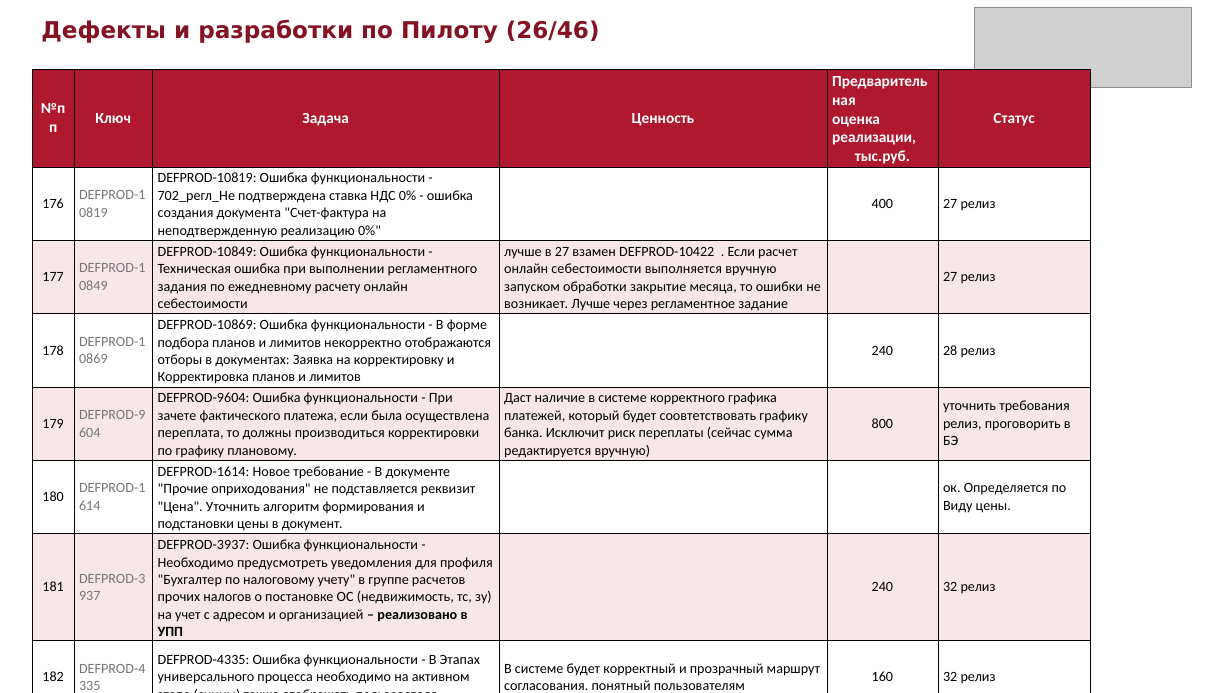
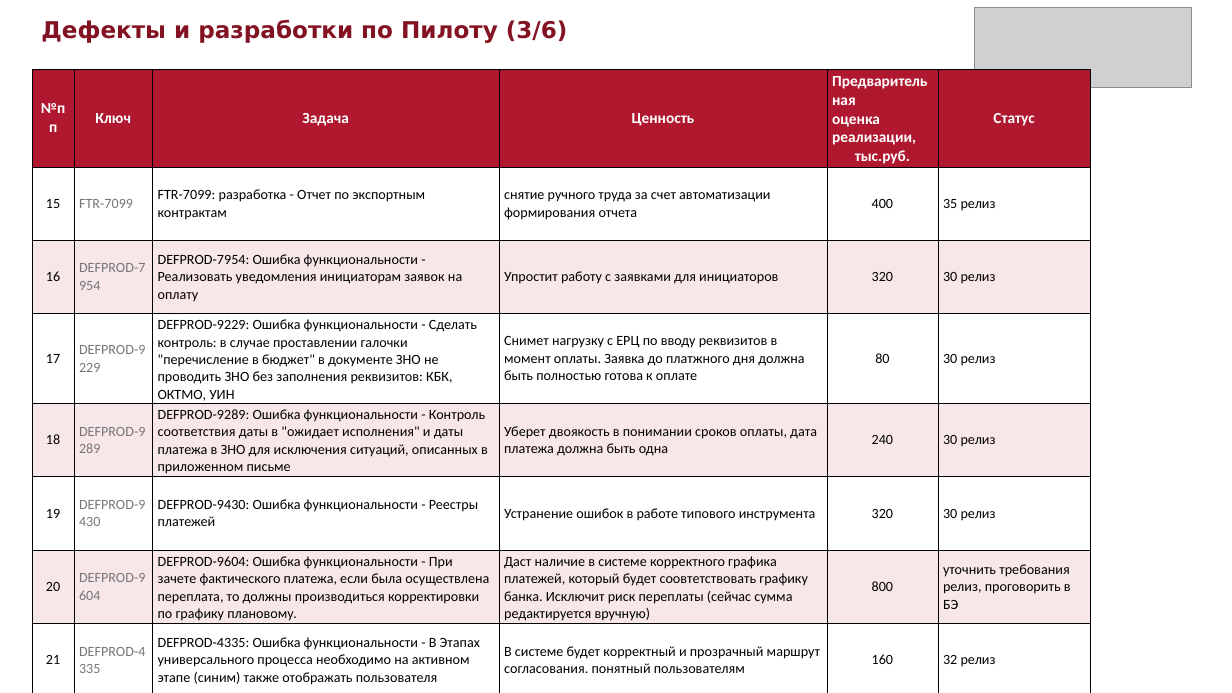
Before and after one commit to sokrat-in-me/pptx, a slide deck: slide 3 of Дефекты_и_разработки_по_Пилоту.pptx (slide 26 before the commit). Drawn at 1232x693 pixels with LibreOffice and Linux fonts; fonts in the diff are those of the drawing; grey boxes stand for pictures. Boxes give left, top, right and bottom in pixels: in the first picture for what was removed or moved away, otherwise in the second. Text is boxed around its words. In the diff, an @@ line names an element or a change of style, - is before the commit and + after.

```diff
--- a/Дефекты_и_разработки_по_Пилоту.pptx
+++ b/Дефекты_и_разработки_по_Пилоту.pptx
@@ text at (41,19,568,43): text changed @@
-Дефекты и разработки по Пилоту (26/46)
+Дефекты и разработки по Пилоту (3/6)
@@ table at (32,69,1091,689) @@
-row 2: 176 | DEFPROD-10819 | DEFPROD-10819: Ошибка функциональности - 702_регл_Не подтверждена ставка НДС 0% - ошибка создания документа "Счет-фактура на неподтвержденную реализацию 0%" |  | 400 | 27 релиз
+row 2: 15 | FTR-7099 | FTR-7099: разработка - Отчет по экспортным контрактам | снятие ручного труда за счет автоматизации формирования отчета | 400 | 35 релиз
-row 3: 177 | DEFPROD-10849 | DEFPROD-10849: Ошибка функциональности - Техническая ошибка при выполнении регламентного задания по ежедневному расчету онлайн себестоимости | лучше в 27 взамен DEFPROD-10422 . Если расчет онлайн себестоимости выполняется вручную запуском обработки закрытие месяца, то ошибки не возникает. Лучше через регламентное задание |  | 27 релиз
+row 3: 16 | DEFPROD-7954 | DEFPROD-7954: Ошибка функциональности - Реализовать уведомления инициаторам заявок на оплату | Упростит работу с заявками для инициаторов | 320 | 30 релиз
-row 4: 178 | DEFPROD-10869 | DEFPROD-10869: Ошибка функциональности - В форме подбора планов и лимитов некорректно отображаются отборы в документах: Заявка на корректировку и Корректировка планов и лимитов |  | 240 | 28 релиз
+row 4: 17 | DEFPROD-9229 | DEFPROD-9229: Ошибка функциональности - Сделать контроль: в случае проставлении галочки "перечисление в бюджет" в документе ЗНО не проводить ЗНО без заполнения реквизитов: КБК, ОКТМО, УИН | Снимет нагрузку с ЕРЦ по вводу реквизитов в момент оплаты. Заявка до платжного дня должна быть полностью готова к оплате | 80 | 30 релиз
-row 5: 179 | DEFPROD-9604 | DEFPROD-9604: Ошибка функциональности - При зачете фактического платежа, если была осуществлена переплата, то должны производиться корректировки по графику плановому. | Даст наличие в системе корректного графика платежей, который будет соовтетствовать графику банка. Исключит риск переплаты (сейчас сумма редактируется вручную) | 800 | уточнить требования релиз, проговорить в БЭ
+row 5: 18 | DEFPROD-9289 | DEFPROD-9289: Ошибка функциональности - Контроль соответствия даты в "ожидает исполнения" и даты платежа в ЗНО для исключения ситуаций, описанных в приложенном письме | Уберет двоякость в понимании сроков оплаты, дата платежа должна быть одна | 240 | 30 релиз
-row 6: 180 | DEFPROD-1614 | DEFPROD-1614: Новое требование - В документе "Прочие оприходования" не подставляется реквизит "Цена". Уточнить алгоритм формирования и подстановки цены в документ. |  |  | ок. Определяется по Виду цены.
+row 6: 19 | DEFPROD-9430 | DEFPROD-9430: Ошибка функциональности - Реестры платежей | Устранение ошибок в работе типового инструмента | 320 | 30 релиз
-row 7: 181 | DEFPROD-3937 | DEFPROD-3937: Ошибка функциональности - Необходимо предусмотреть уведомления для профиля "Бухгалтер по налоговому учету" в группе расчетов прочих налогов о постановке ОС (недвижимость, тс, зу) на учет с адресом и организацией – реализовано в УПП |  | 240 | 32 релиз
+row 7: 20 | DEFPROD-9604 | DEFPROD-9604: Ошибка функциональности - При зачете фактического платежа, если была осуществлена переплата, то должны производиться корректировки по графику плановому. | Даст наличие в системе корректного графика платежей, который будет соовтетствовать графику банка. Исключит риск переплаты (сейчас сумма редактируется вручную) | 800 | уточнить требования релиз, проговорить в БЭ
-row 8, column 1: 182
+row 8, column 1: 21
```
Also in this commit, not shown: 5 other slides changed, 40 slides removed, 2 other files.
